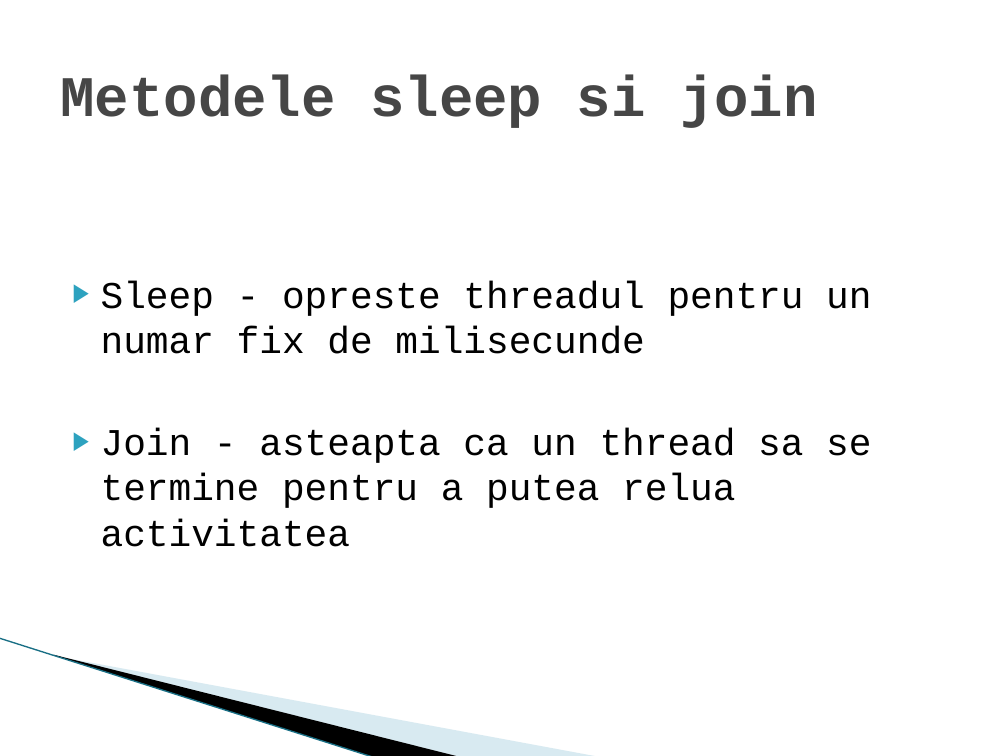
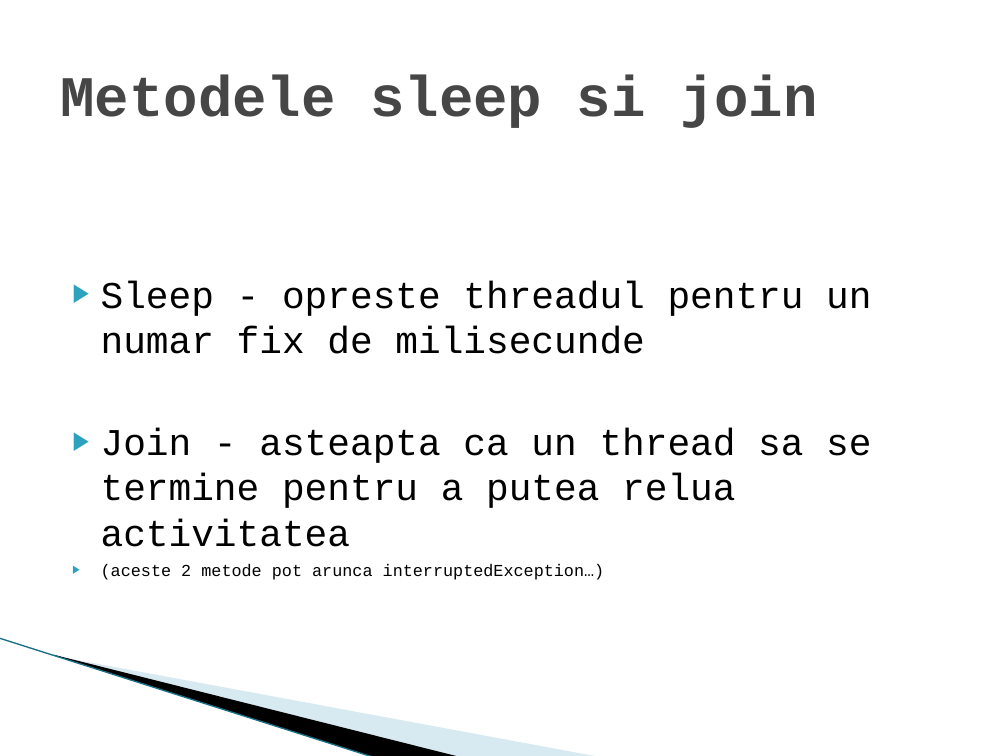
Before and after one commit to ZeroToHero-2014/Java, a slide deck: slide 8 of workshops/4.Threads_Serialization.pptx. Drawn at 1008x756 pixels with LibreOffice and Linux fonts; fonts in the diff are those of the drawing; background and template pictures are left out. Boxes give left, top, right and bottom in pixels: in the first picture for what was removed or moved away, otherwise in the second. Text is boxed around its words. In the diff, an @@ line names an element or a change of style, - is before the commit and + after.

```diff
--- a/workshops/4.Threads_Serialization.pptx
+++ b/workshops/4.Threads_Serialization.pptx
@@ text at box(101, 564, 605, 580): paragraph added @@
+▶ (aceste 2 metode pot arunca interruptedException…)
```
Also in this commit, not shown: 5 other slides changed, 14 other files.
